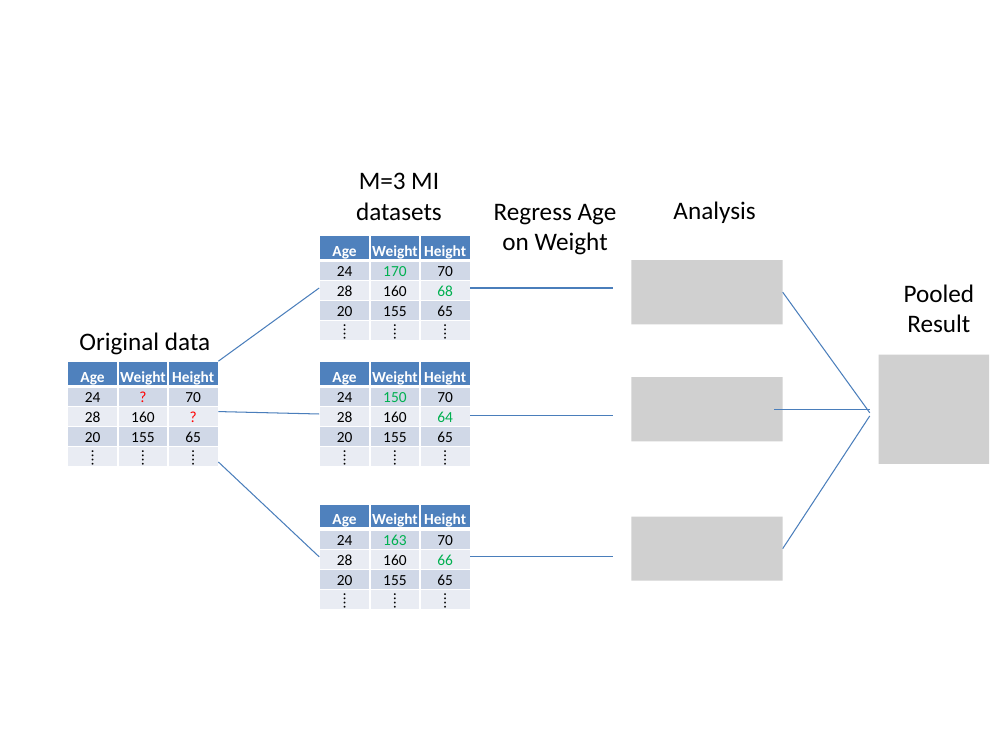
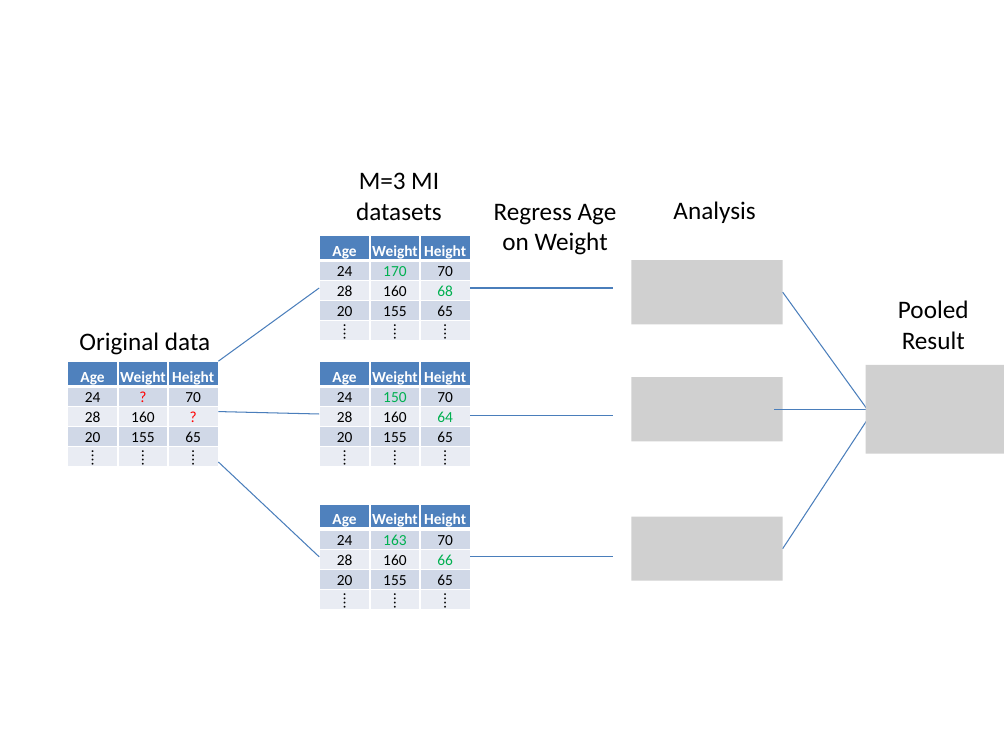
Before and after one commit to nkbxwb/Proposal, a slide deck: slide 1 of mi_picture.pptx. Drawn at 1008x756 pixels with LibreOffice and Linux fonts; fonts in the diff are those of the drawing; grey boxes stand for pictures. Boxes give left, top, right and bottom in pixels: in the first picture for what was removed or moved away, otherwise in the second. Text is boxed around its words. In the diff, an @@ line names an element or a change of style, - is before the commit and + after.

```diff
--- a/mi_picture.pptx
+++ b/mi_picture.pptx
@@ text "Pooled Result": place and size @@
-text "Pooled Result" at (904,284,975,333)
+text "Pooled Result" at (898,300,969,349)
@@ picture: place and size @@
-picture at (879,355,989,465)
+picture at (866,365,1004,454)
```
Also in this commit, not shown: 1 slide added, 1 slide removed, 4 other files.
